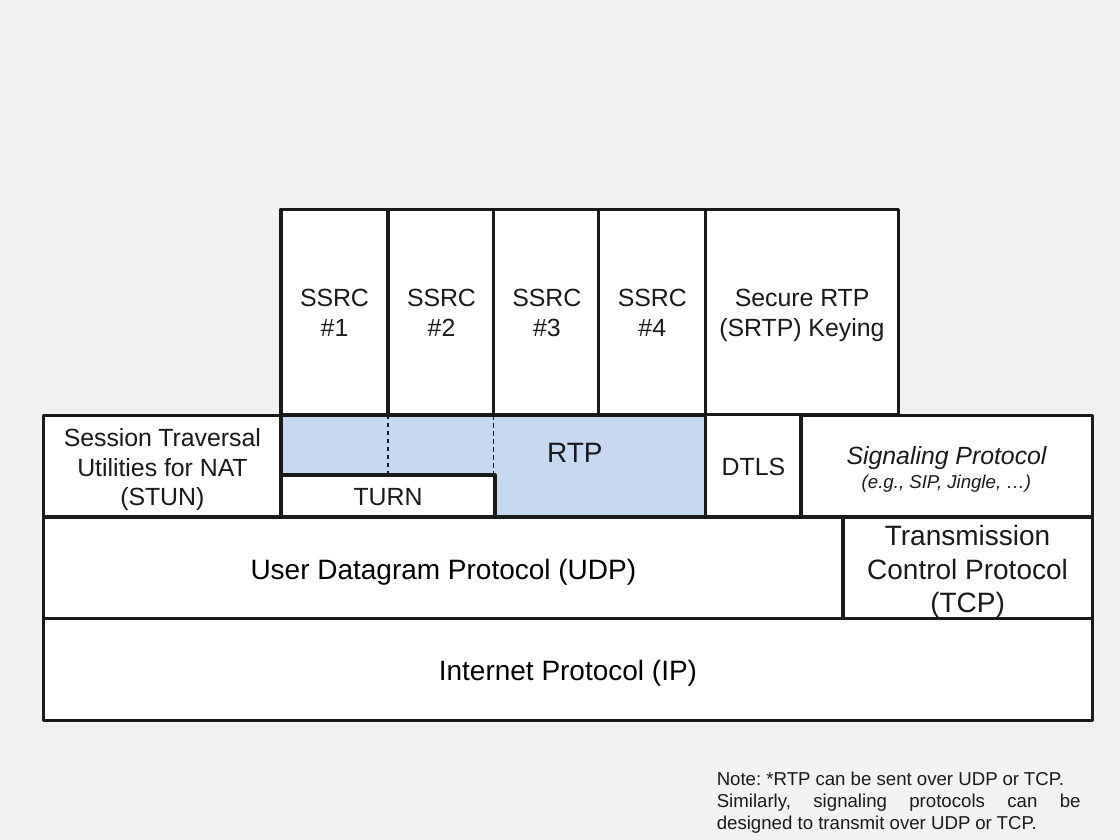
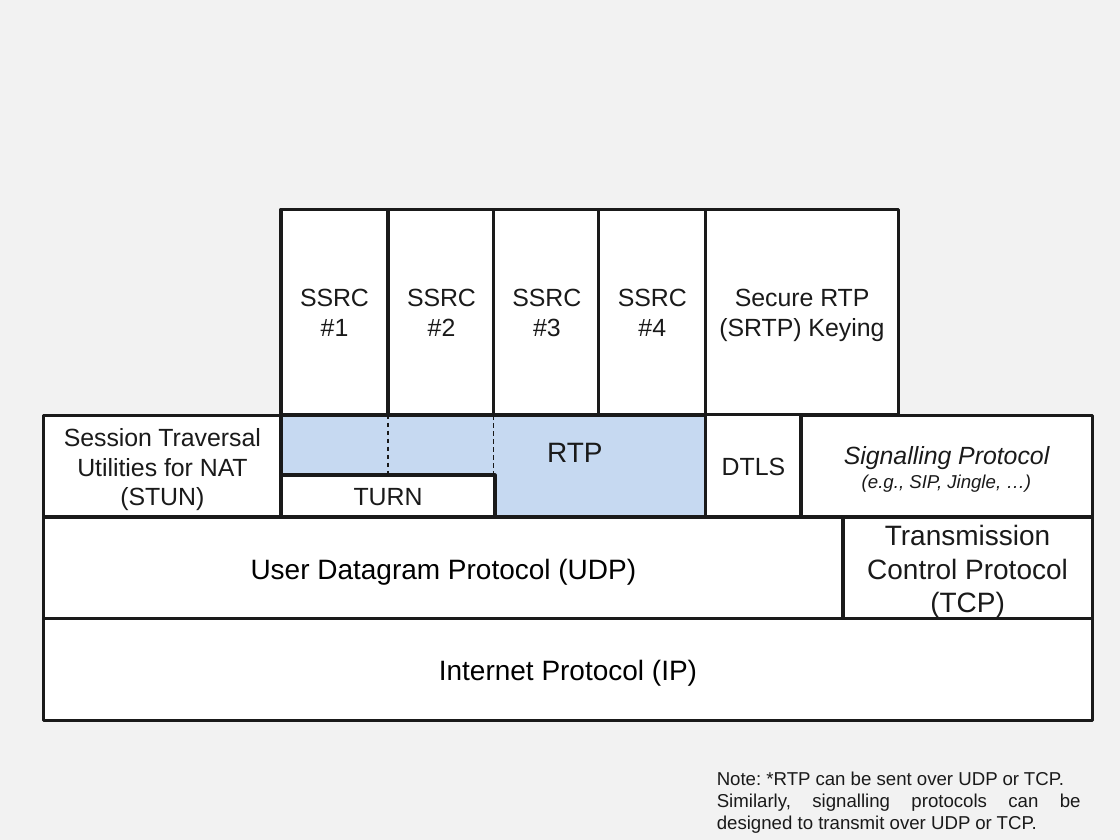
Before and after one commit to vr000m/PhD-thesis, a slide deck: slide 7 of graphs/source/chap5-src.pptx. Drawn at 1120x840 pixels with LibreOffice and Linux fonts; fonts in the diff are those of the drawing. Boxes give left, top, right and bottom in pixels: in the first picture for what was removed or moved away, otherwise in the second. Text is boxed around its words. In the diff, an @@ line names an element or a change of style, - is before the commit and + after.

```diff
--- a/graphs/source/chap5-src.pptx
+++ b/graphs/source/chap5-src.pptx
@@ text in rectangle at (844, 446, 1049, 469): text changed @@
-Signaling Protocol
+Signalling Protocol
@@ text at (717, 793, 1081, 833): text changed @@
-Similarly, signaling protocols can be designed to transmit over UDP or TCP.
+Similarly, signalling protocols can be designed to transmit over UDP or TCP.
```
Also in this commit, not shown: 5 other slides changed, 9 other files.
